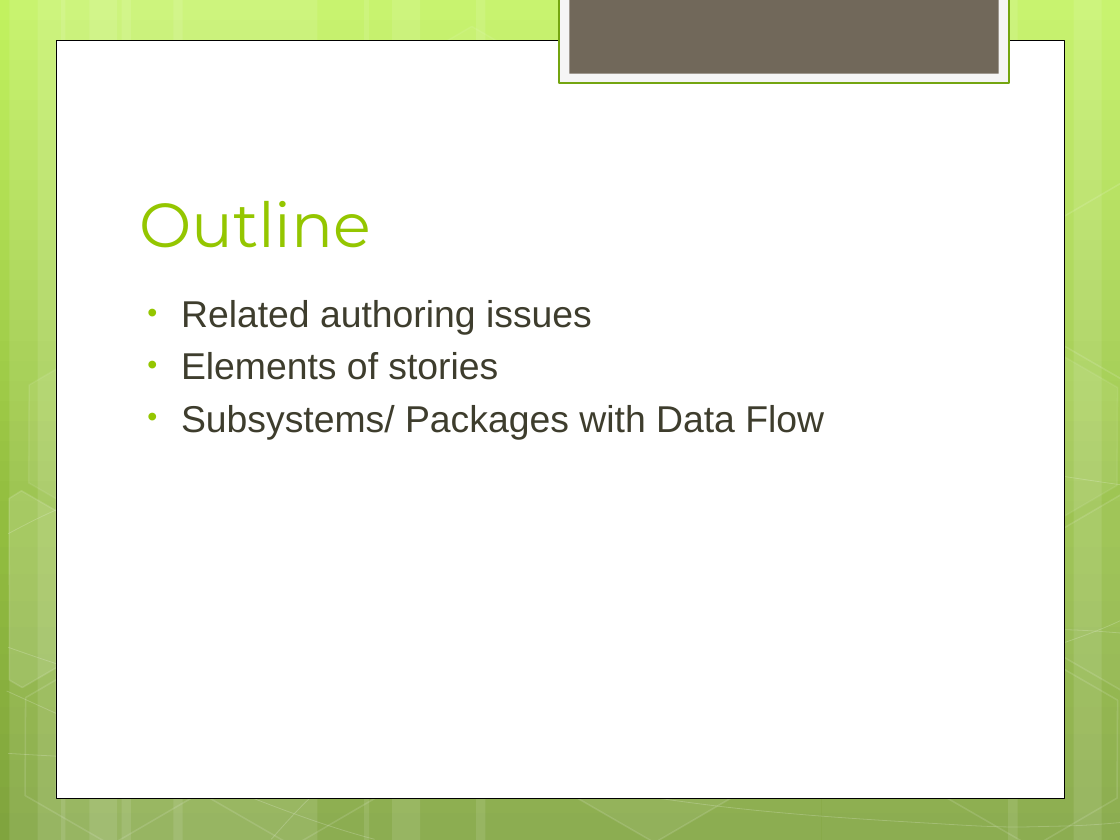
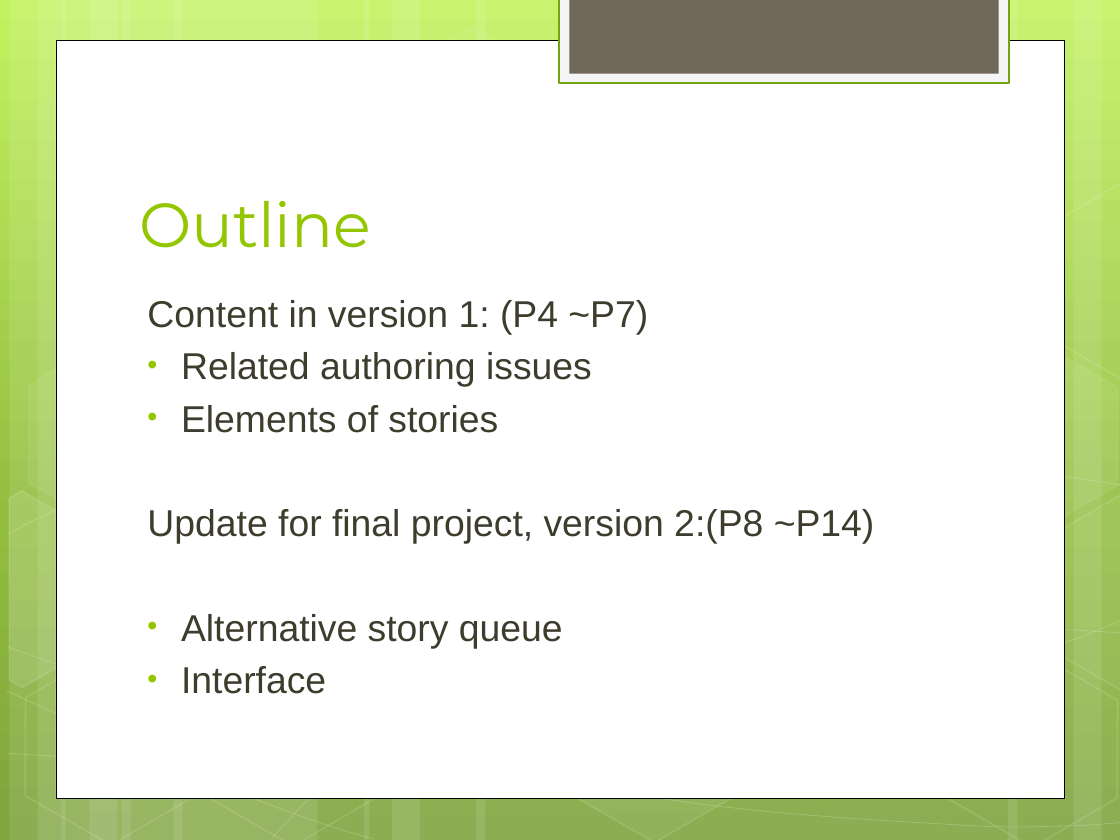
Before and after one commit to RimiChen/2016_V_SET, a slide deck: slide 3 of V-SET_v2_Final_Project.pptx (slide 2 before the commit). Drawn at 1120x840 pixels with LibreOffice and Linux fonts; fonts in the diff are those of the drawing. Boxes give left, top, right and bottom in pixels: in the first picture for what was removed or moved away, otherwise in the second. Text is boxed around its words. In the diff, an @@ line names an element or a change of style, - is before the commit and + after.

```diff
--- a/V-SET_v2_Final_Project.pptx
+++ b/V-SET_v2_Final_Project.pptx
@@ text at (x1=147, y1=300, x2=648, y2=335): paragraph added @@
+Content in version 1: (P4 ~P7)
@@ text at (x1=147, y1=509, x2=875, y2=694): text changed @@
-• Subsystems/ Packages with Data Flow
+Update for final project, version 2:(P8 ~P14)
+• Alternative story queue
+• Interface
```
Also in this commit, not shown: 4 other slides changed, 7 slides added, 3 slides removed, 45 other files.
